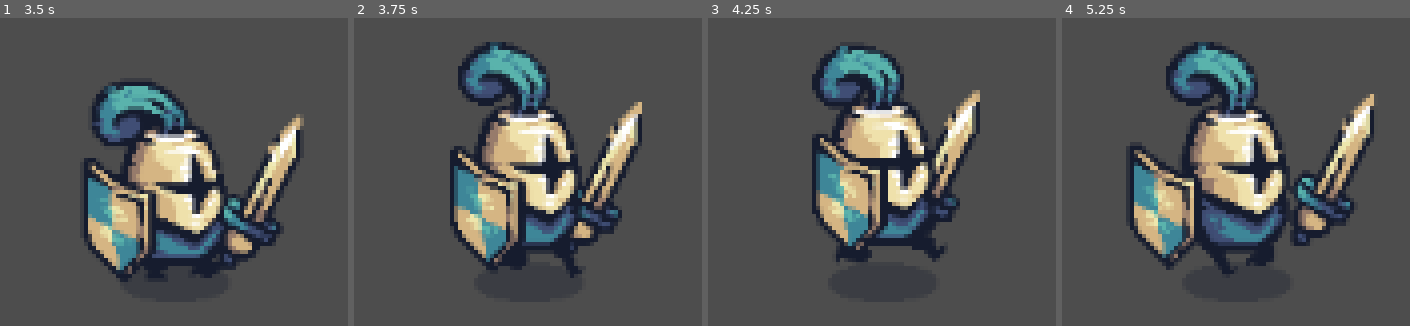
Above: before the commit, frames 1-4 (left to right).
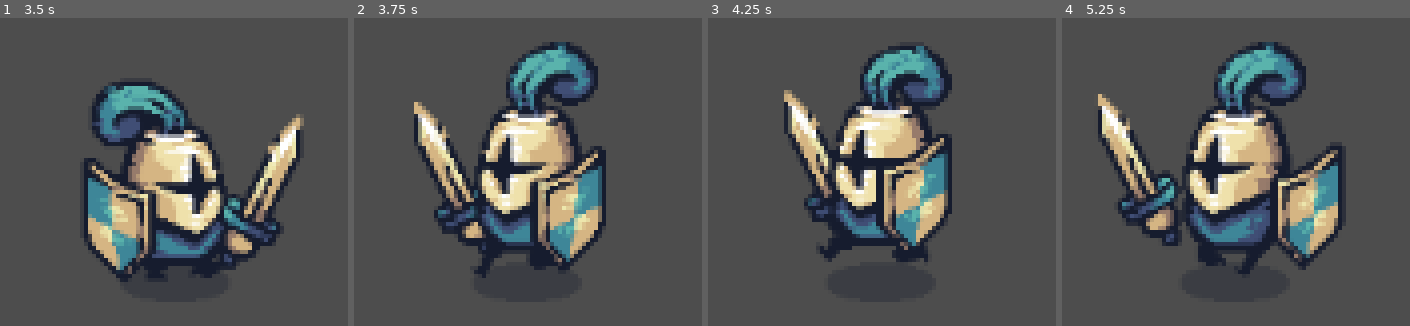
Above: after the commit, the same moments.

Repository: rheamin/rpg_essentials_tutorial
Game: Godot game, scene res://scenes/entities/player/player.tscn
Same seed, same stepped clock (60 frames per second), same inputs: the game is played once before the commit and once after it.
Inputs:
- Up to frame 1 (3.5 s): hold D (move_right) 0.53-1.28 s; hold S (move_down) 1.28-2.03 s; tap Enter at 2 s; hold D (move_right) 2.03-2.78 s; hold W (move_up) from 2.78 s (still down)
- Up to frame 2 (3.75 s): tap Space at 3.5 s; release W (move_up) at 3.53 s; hold A (move_left) from 3.53 s (still down)
- Up to frame 3 (4.25 s): keep holding A (move_left)
- Up to frame 4 (5.25 s): tap Enter at 5 s; release A (move_left) at 5.03 s; hold S (move_down) from 5.03 s (still down)

Frame 1 is identical in both runs. In frame 2, 27% of the frame differs, in the area x 17-83%, y 7-85%; in frame 3, 23%; in frame 4, 30%, in the area x 10-90%, y 7-84%.

Commit message:
added directional animation

Diff:
--- a/scenes/entities/player/player.gd
+++ b/scenes/entities/player/player.gd
@@ -31,6 +31,13 @@
 	set_velocity(motion)
 	move_and_slide()
 
+	# flip sprite
+	if state == State.IDLE or state == State.RUN:
+		if move_dir.x < -0.01:
+			$Sprite2D.flip_h = true
+		elif move_dir.x > 0.01:
+			$Sprite2D.flip_h = false
+
 	if motion != Vector2.ZERO and state == State.IDLE:
 		state = State.RUN
 		update_animation()
